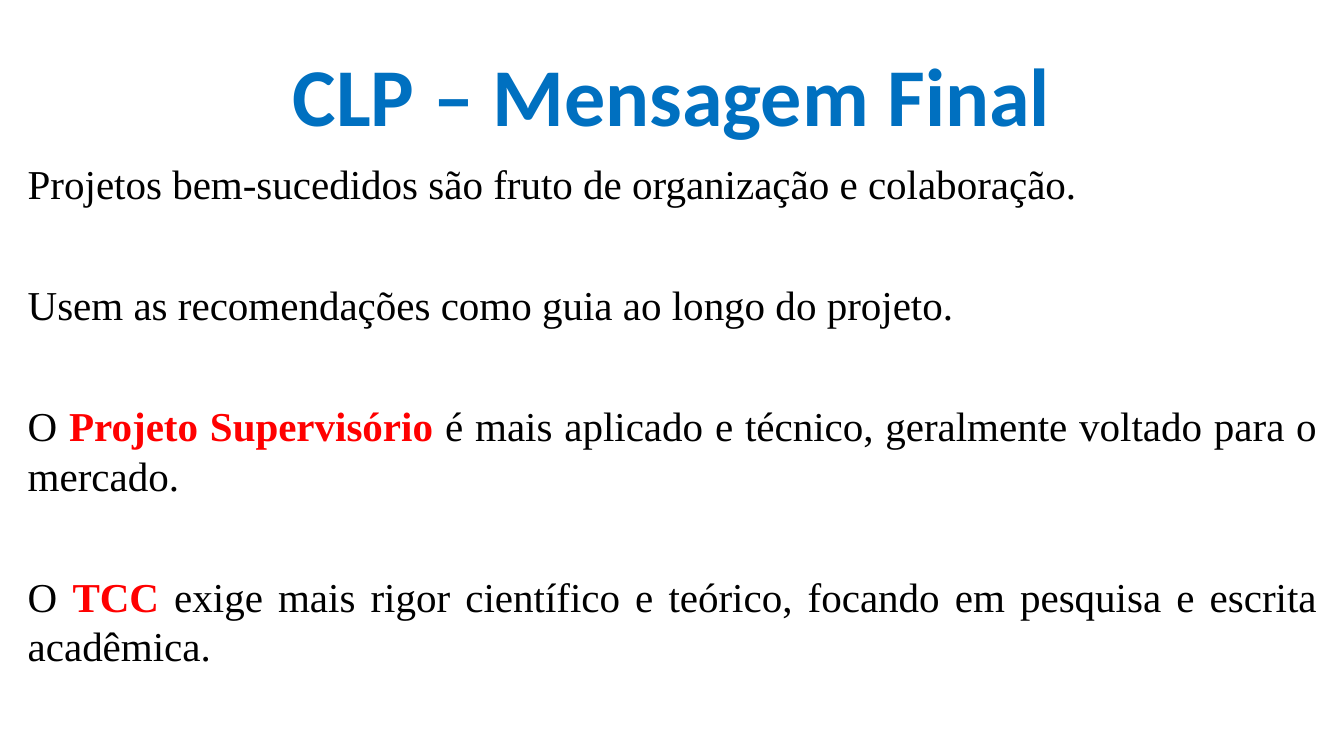
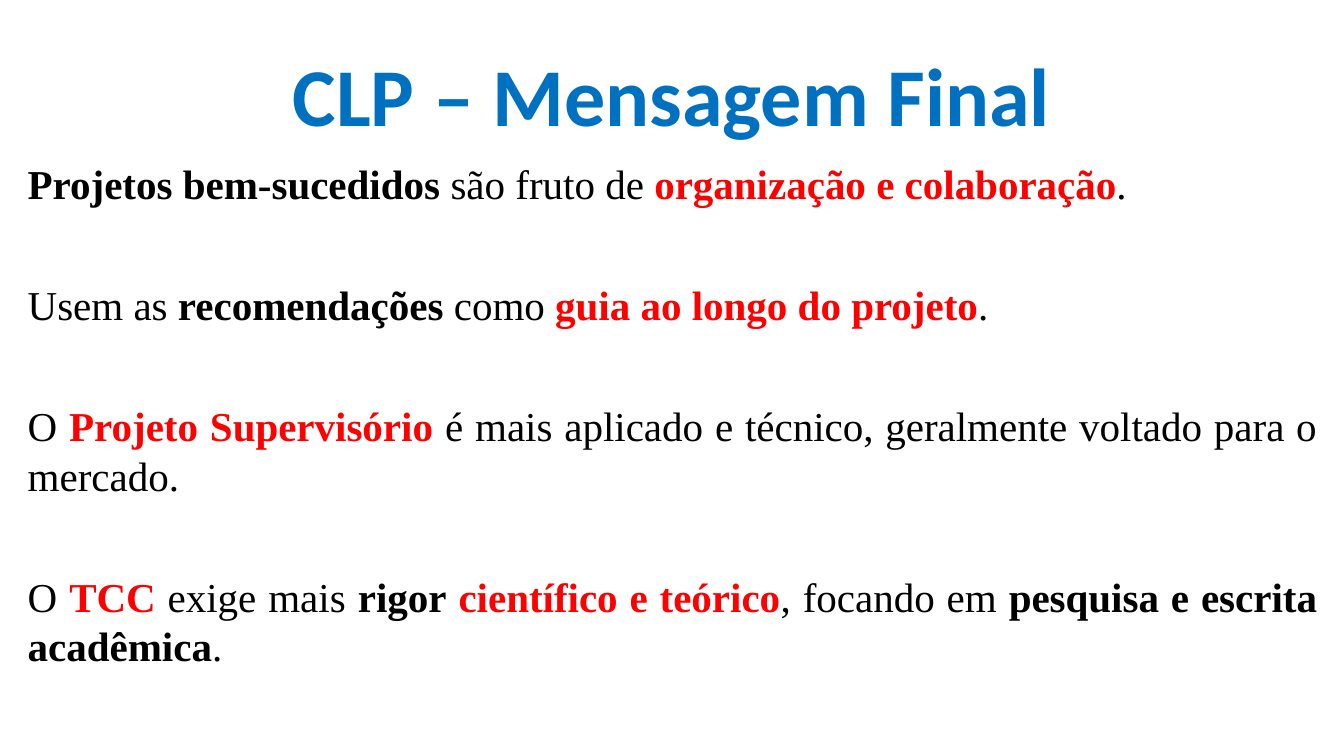
Before and after one commit to CloudEducationBrazil/WydenUniRuyControladoresLogicosProgCLP, a slide deck: slide 16 of 01 Classes/Aula10 - CLP - Recomendações Projetos Supervisórios.pptx. Drawn at 1344x756 pixels with LibreOffice and Linux fonts; fonts in the diff are those of the drawing; background and template pictures are left out. Boxes give left, top, right and bottom in pixels: in the first picture for what was removed or moved away, otherwise in the second. Text is boxed around its words. In the diff, an @@ line names an element or a change of style, - is before the commit and + after.

```diff
--- a/01 Classes/Aula10 - CLP - Recomendações Projetos Supervisórios.pptx
+++ b/01 Classes/Aula10 - CLP - Recomendações Projetos Supervisórios.pptx
@@ text at <box>28,170,1317,662</box>: text colour #000000 to #FF0000 in "organização e colaboração.", "guia ao longo do projeto.", "científico e teórico,"; bold on in "Projetos bem-sucedidos organização e colaboração.", "recomendações guia ao longo do projeto.", "rigor científico e teórico, pesquisa e escrita ..." @@
```
Also in this commit, not shown: 4 other slides changed, 3 other files.
